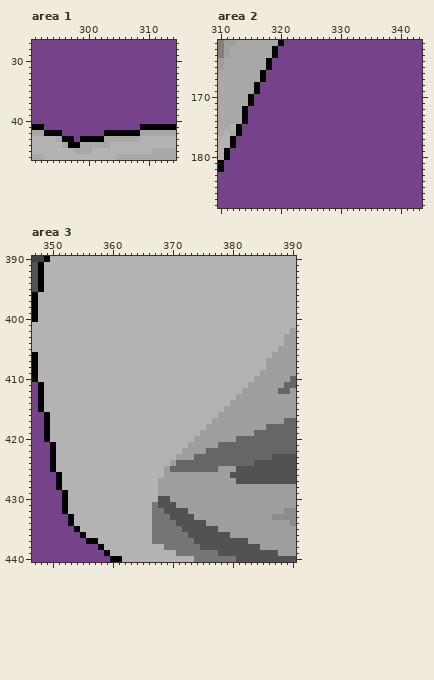
Pixel-art file -- 218.aseprite. Above is the file before it was changed.
928x966 pixels, 1 frame. Colours within 5 levels of each other are drawn and written as one. Shown: area 1: x 291..314, y 27..46; area 2: x 310..343, y 161..188; area 3: x 347..390, y 390..440. The commit also changed other parts of the picture, which this record leaves out.
Once edited:
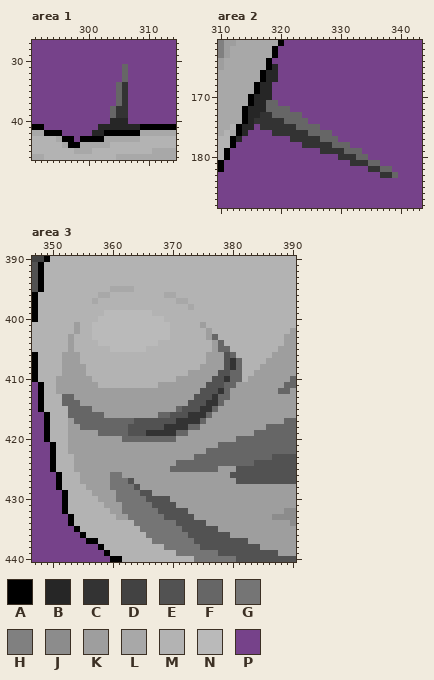
Palette (. is transparent): A #000000  B #262626  C #333333  D #424242  E #525252  F #666666  G #757575  H #808080  J #8c8c8c  K #9e9e9e  L #a8a8a8  M #b3b3b3  N #bababa  P #76428a
The edit:
layer "Layer 5" added
Changed rows in their new state; - is an unchanged pixel.
Area 1, layer "Layer 5":
first column x 301:
31 -----F--
32 -----F--
33 -----F--
34 ----FC--
35 ----FC--
36 ----FC--
37 ----FC--
38 ---FCC--
39 ---FCC--
40 ---BBB--
41 -BBBBBBB
42 BB------
Area 2, layer "Layer 5":
first column x 313:
165 ------B--------------------
166 -----BB--------------------
167 -----BB--------------------
168 ----BB---------------------
169 ----BB---------------------
170 ---BBB---------------------
171 ---BBFF--------------------
172 --BBBFFFF------------------
173 --BBCCFFFFF----------------
174 --BCCCCCFFFF---------------
175 -BB-CCCCCCFFFF-------------
176 -B----CCCCCCFFFF-----------
177 B--------CCCCCFFF----------
178 -----------CCCCCFFF--------
179 --------------CCCCFFF------
180 -----------------CCCFF-----
181 -------------------CCCFF---
182 ----------------------CCFF-
183 ------------------------CCF
Area 3, layer "Layer 2":
first column x 351:
395 ---------LLLL----------------------
396 -------LL---------LL---------------
397 ------L-------------LL-------------
398 ----------------------L------------
399 --------NNNNNNNN-------------------
400 -------NNNNNNNNNNN-----------------
401 ---K--NNNNNNNNNNNNN-----K----------
402 ---K--NNNNNNNNNNNNN------K---------
403 --K---NNNNNNNNNNNNN------KF--------
404 --K----NNNNNNNNNN---------KF-------
405 --K------NNNNNN-----------KFF------
406 -KKK---------------------KKKEF-----
407 -KKK---------------------KKKECF----
408 -KKKK-------------------KKKKECF---K
409 -KKKK-----------------KKKKKEEFF--K-
410 KKKKKK--------------KKKKKKEECFF-K--
411 KKKKKKK----------KKKKKKKKEEEFFKK---
412 KKKKKKKKKKKKKKKKKKKKKKKKEEECFKK----
413 -FFKKKKKKKKKKKKKKKKKKKKEEECFFK-----
414 -FFFKKKKKKKKKKKKKKKKKKEEECCFK------
415 --FFFFKKKKKKKKKKKKKKFEEECCFK-------
416 --FFFFFFKKKKKKKKKFFEEECCCFK--------
417 --KFFFFFFFFFFEEEEEEECCCCFK---------
418 --KKFFFFFFFFEEEEEECCCCFFK----------
419 --KKKKKFFFFFEEECCCCCFFKK-----------
420 --KKKKKKKKKFFFFFFFFFKKK------------
421 --KKKKKKKKKKKKKKKKKKKK-------------
422 --KKKKKKKKKKKKKKKKKKK--------------
423 ---KKKKKKKKKKKKKKKKK---------------
424 ---KKKKKKKKKKKKKKKK----------------
425 ---KKKKKKKKKKKKKKK-----------------
426 ----KKKKKGGKKKKKKK-----------------
427 ----KKKKKGGGEKKKK------------------
428 -----KKKKGGGGEKKK------------------
429 ------KKKKGGGGEEK------------------
430 -------KKKGGGGGEE------------------
431 --------KKKGGGGGE------------------
432 ---------KKGGGGG-E-----------------
433 ----------KKGGGG--E----------------
434 -------------GGG-------------------
435 --------------GG-------------------
436 ---------------G-------------------
